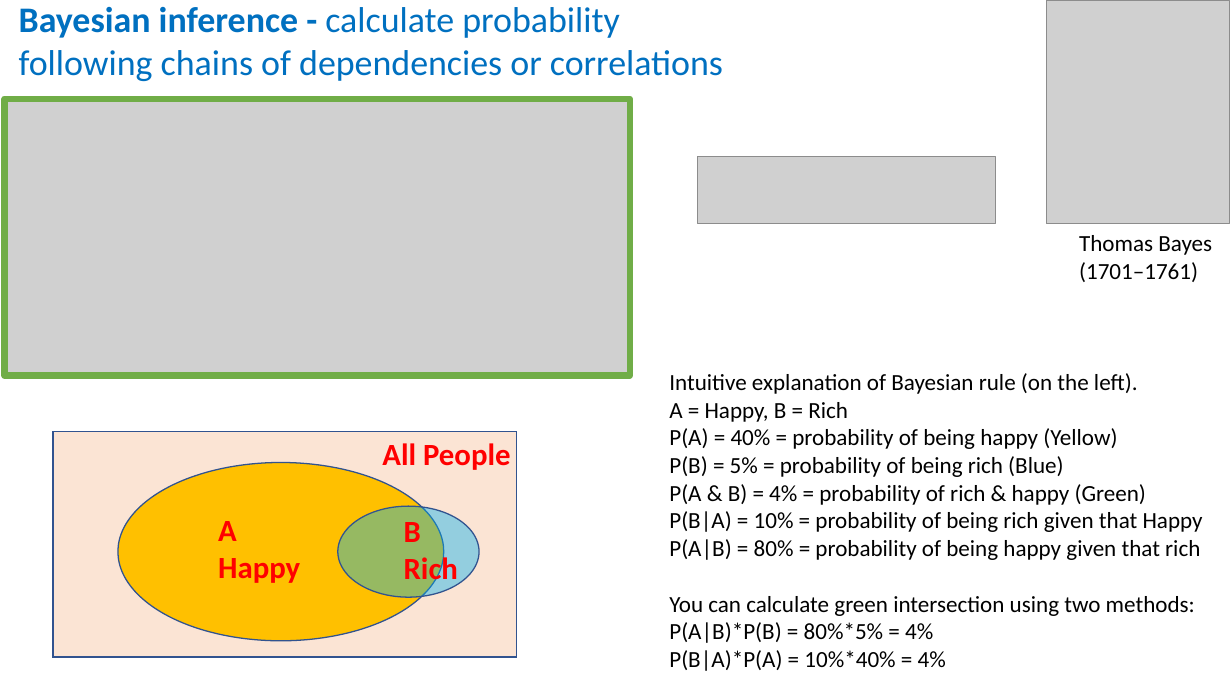
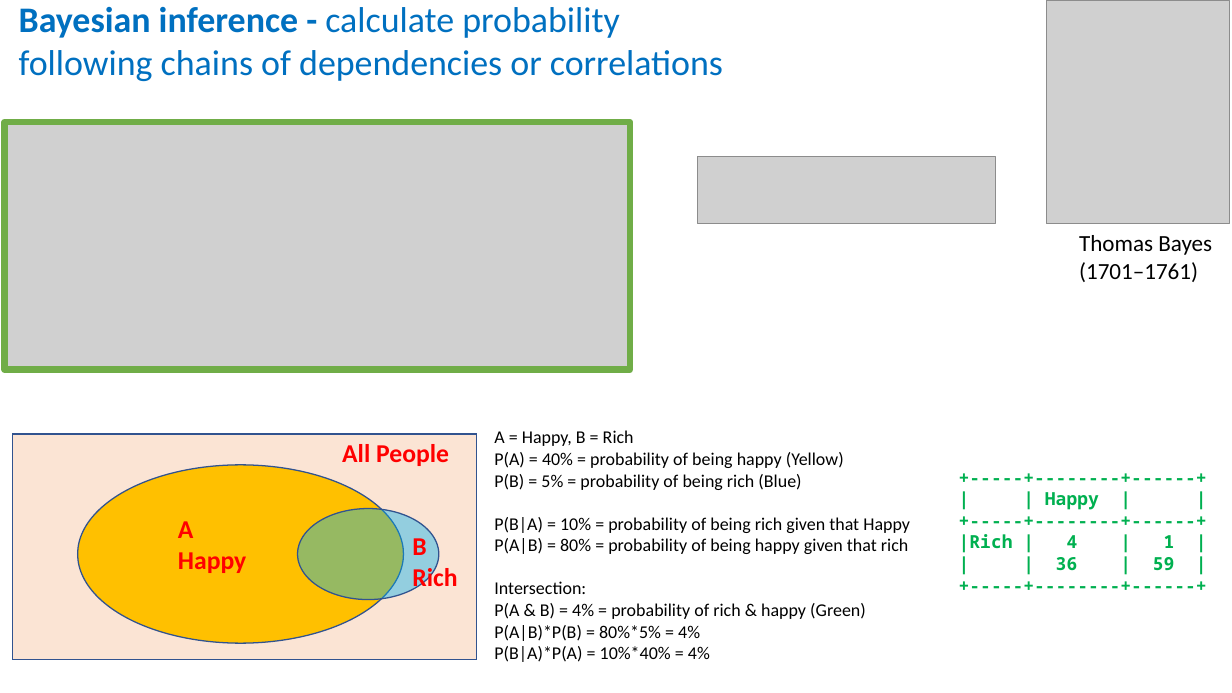
Before and after one commit to lselector/ml_ai_doc, a slide deck: slide 1 of Bayes_Bayesian.pptx. Drawn at 1232x693 pixels with LibreOffice and Linux fonts; fonts in the diff are those of the drawing; grey boxes stand for pictures. Boxes give left, top, right and bottom in pixels: in the first picture for what was removed or moved away, otherwise in the second. Text is boxed around its words. In the diff, an @@ line names an element or a change of style, - is before the commit and + after.

Commit message:
updated Bayes_Bayesian

```diff
--- a/Bayes_Bayesian.pptx
+++ b/Bayes_Bayesian.pptx
@@ picture: place and size @@
-picture at (5, 99, 630, 376)
+picture at (5, 122, 630, 370)
@@ text at (669, 373, 1138, 394): paragraph removed @@
-Intuitive explanation of Bayesian rule (on the left).
@@ 2 ellipses, 1 text, 1 rectangle: place and size @@
-2 ellipses, 1 text, 1 rectangle at (53, 432, 517, 657)
+2 ellipses, 1 text, 1 rectangle at (13, 434, 477, 660)
@@ text "All People": place and size @@
-text "All People" at (382, 443, 510, 470)
+text "All People" at (342, 444, 449, 466)
@@ text "A = Happy, B = ...": place and size @@
-text "A = Happy, B = ..." at (669, 373, 1203, 671)
+text "A = Happy, B = ..." at (494, 430, 910, 662)
@@ text at (494, 430, 910, 662): size 18 to 14 pt in "A = Happy, B = Rich", "P(A) = 40% = probability of being ...", "P(B) = 5% = probability of being ...", "P(B|A) = 10% = probability of being ..." and 3 more places @@
@@ text at (669, 484, 1146, 505): paragraph removed @@
-P(A & B) = 4% = probability of rich & happy (Green)
@@ text added at (959, 492, 1175, 571), 14 pt, text #00B050, bold @@
++-----+--------+------+
+| | Happy | |
++-----+--------+------+
+|Rich | 4 | 1 |
+| | 36 | 59 |
++-----+--------+------+
@@ size 24 to 20 pt in 3 elements at (178, 521, 246, 573), (342, 444, 449, 466), (412, 538, 457, 591) @@
@@ text "B": place and size @@
-text "B" at (404, 522, 458, 587)
+text "B" at (412, 538, 457, 591)
@@ text at (494, 581, 866, 619): text changed; size 18 to 14 pt @@
-You can calculate green intersection using two methods:
+Intersection:
+P(A & B) = 4% = probability of rich & happy (Green)
```
Also in this commit, not shown: 7 other slides changed, 2 slides added, 1 other file.
